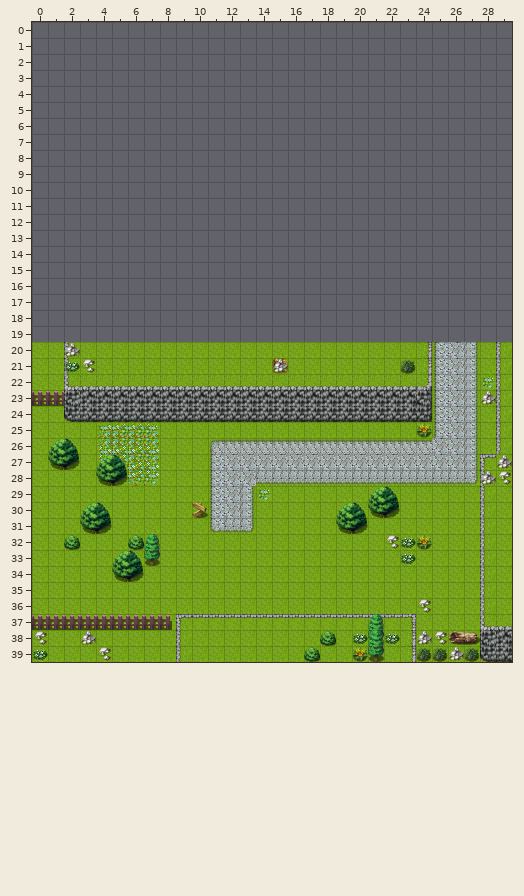
Two states of a Tiled map, server/data/base.tmx. That is the earlier state.
Cells are 32x32 px. Shown: x 0..29, y 0..39. Tiles whose own drawing changed are shown in their newer look in all pictures. The old version is drawn lined up with the new one.
The result:
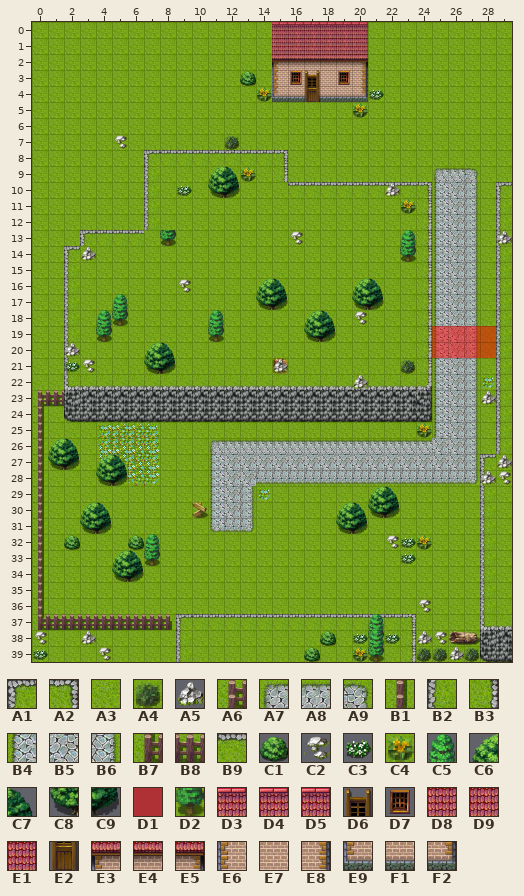
Key: from "base": A1 0, A2 1, A3 2, A4 3, A5 4, A6 5, A7 10, A8 11, A9 12, B1 13, B2 16, B3 17, B4 18, B5 19, B6 20, B7 21, B8 22, B9 24, C1 34, C2 39, C3 42, C4 43, C5 44, C6 49, C7 50, C8 57, C9 58, D1 59, D2 60, D3 64, D4 65, D5 66, D6 67, D7 68, D8 72, D9 73, E1 74, E2 75, E3 80, E4 81, E5 82, E6 88, E7 89, E8 90, E9 96, F1 97, F2 98.
__ is an empty cell.
Objects are placed by their top-left corner, in cells (3,4 is the top-left corner of cell 3,4); size is 1x1 cell unless given.
See-through tiles are keyed as they look on the map.
Edits made:
map size 30x20 -> 30x40 cells (old content now starts at 0,20; both pictures use the new coordinates)
Layer "1":
Tile A1 now appears in row 8 at x 7; in row 10 at x 29; in row 13 at x 3; in row 14 at x 2.
Tile A2 now appears in row 8 at x 15; in row 10 at x 24.
Tile A3 now appears in rows 0 to 4 at x 0 to 14 and 21 to 29; in rows 5 to 7 at x 0 to 29; in row 8 at x 0 to 6 and 16 to 29; in row 9 at x 0 to 6, 8 to 14, 16 to 24 and 28 to 29; in row 10 at x 0 to 6, 8 to 15 and 28; in rows 11 to 12 at x 0 to 6, 8 to 23 and 28.
Tile A3 now appears in row 13 at x 0 to 2, 7 to 23 and 28; in rows 14 to 19 at x 0 to 1, 3 to 23 and 28.
The author changed tile B8 to tile A6 in row 23 at x 0.
The author changed tile A3 to tile B1 in rows 24 to 36 at x 0.
Tile B2 now appears in rows 9 to 10 at x 7; in rows 11 to 12 at x 7 and 29; in rows 13 to 14 at x 29; in rows 15 to 19 at x 2 and 29.
Tile B3 now appears in row 9 at x 15; in rows 11 to 19 at x 24.
Tile B4 now appears in rows 10 to 19 at x 25.
Tile B5 now appears in rows 10 to 19 at x 26.
Tile B6 now appears in rows 10 to 19 at x 27.
The author changed tile B8 to tile B7 in row 37 at x 0.
Tile B9 now appears in row 8 at x 8 to 14; in row 10 at x 16 to 23; in row 13 at x 4 to 6.
Tile D3 now appears in row 0 at x 15.
Tile D4 now appears in row 0 at x 16 to 19.
Tile D5 now appears in row 0 at x 20.
Tile D8 now appears in row 1 at x 15.
Tile D9 now appears in row 1 at x 16 to 19.
Tile E1 now appears in row 1 at x 20.
Tile E3 now appears in row 2 at x 15.
Tile E4 now appears in row 2 at x 16 to 19.
Tile E5 now appears in row 2 at x 20.
Tile E6 now appears in row 3 at x 15.
Tile E7 now appears in row 3 at x 16 to 19.
Tile E8 now appears in row 3 at x 20.
Tile E9 now appears in row 4 at x 15.
Tile F1 now appears in row 4 at x 16 to 19.
Tile F2 now appears in row 4 at x 20.
Layer "2":
Tile A4 now appears in row 7 at x 12.
Tile A5 now appears in row 10 at x 22; in row 13 at x 29; in row 14 at x 3; in row 22 at x 20.
Tile A7 now appears in row 9 at x 25.
Tile A8 now appears in row 9 at x 26.
Tile A9 now appears in row 9 at x 27.
Tile C1 now appears in row 3 at x 13.
Tile C2 now appears in row 7 at x 5; in row 13 at x 16; in row 16 at x 9; in row 18 at x 20.
Tile C3 now appears in row 4 at x 21; in row 10 at x 9.
Tile C4 now appears in row 4 at x 14; in row 5 at x 20; in row 9 at x 13; in row 11 at x 23.
Tile C5 now appears in row 13 at x 23; in row 17 at x 5; in row 18 at x 4 and 11.
Tile C6 now appears in row 9 at x 11; in row 16 at x 14 and 20; in row 18 at x 17; in row 20 at x 7.
Tile C7 now appears in row 9 at x 12; in row 16 at x 15 and 21; in row 18 at x 18; in row 20 at x 8.
Tile C8 now appears in row 10 at x 11; in row 17 at x 14 and 20; in row 19 at x 17; in row 21 at x 7.
Tile C9 now appears in row 10 at x 12; in row 17 at x 15 and 21; in row 19 at x 18; in row 21 at x 8.
Tile D2 now appears in row 13 at x 8; in row 14 at x 23; in row 18 at x 5; in row 19 at x 4 and 11.
Tile D6 now appears in row 3 at x 17.
Tile D7 now appears in row 3 at x 16 and 19.
Tile E2 now appears in row 4 at x 17.
Layer "doors" (added):
A new object: D1 "door" at 25,19 size 4x1.
A new object: D1 "door" at 25,20 size 4x1.
